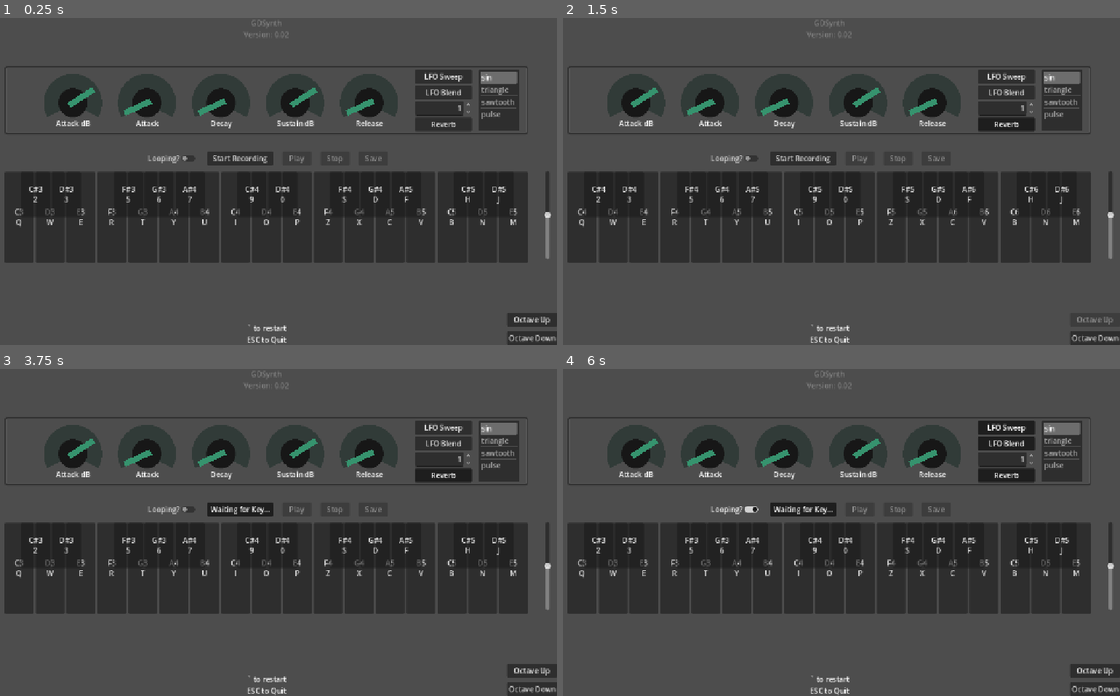
Above: before the commit, frames 1-4 (two rows, left to right).
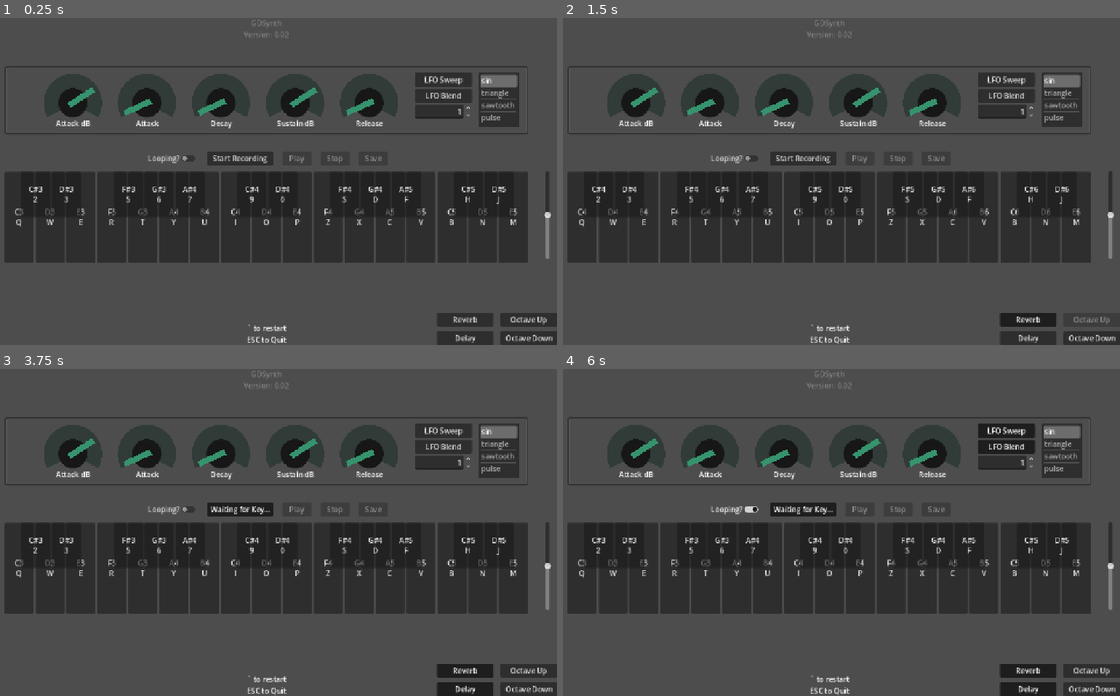
Above: after the commit, the same moments.

Repository: BaconEggsRL/GDSynth
Game: Godot game, scene res://main.tscn
The game is run twice, just before and just after one commit, with the same random seed, the same clock (stepped at 60 frames per second) and the same inputs. The engine's default icon, where the game draws it, is replaced by a stand-in: a white triangle on a blue panel in a dark square.
Inputs (mouse positions are in pixels of both pictures, inside the frame that each line leads up to):
- Up to frame 1 (0.25 s): no input
- Up to frame 2 (1.5 s): click "Reverb" at 0.5 s; click "Octave Up" at 1.25 s
- Up to frame 3 (3.75 s): click "Octave Down" at 2 s; click (462, 689) at 2.75 s, where only the run after the commit has a clickable "Delay"; click "Start Recording" at 3.5 s
- Up to frame 4 (6 s): click "LFO Sweep" at 4.25 s; click "LFO Blend" at 5 s; click "Looping?" at 5.75 s

The runs differ from the first frame. In frame 1, 2.5% of the frame differs, in the area x 74-100%, y 15-100%; in frame 2, 2.5%; in frame 3, 2.6%; in frame 4, 2.7%.

Commit message:
asdsad

Diff:
--- a/default_bus_layout.tres
+++ b/default_bus_layout.tres
@@ -1,18 +1,3 @@
-[gd_resource type="AudioBusLayout" load_steps=4 format=3 uid="uid://c8vxm0sctd011"]
-
-[sub_resource type="AudioEffectCapture" id="AudioEffectCapture_j3pel"]
-resource_name = "Capture"
-
-[sub_resource type="AudioEffectPitchShift" id="AudioEffectPitchShift_j3pel"]
-resource_name = "PitchShift"
-
-[sub_resource type="AudioEffectReverb" id="AudioEffectReverb_j3pel"]
-resource_name = "Reverb"
+[gd_resource type="AudioBusLayout" format=3 uid="uid://c8vxm0sctd011"]
 
 [resource]
-bus/0/effect/0/effect = SubResource("AudioEffectCapture_j3pel")
-bus/0/effect/0/enabled = true
-bus/0/effect/1/effect = SubResource("AudioEffectPitchShift_j3pel")
-bus/0/effect/1/enabled = true
-bus/0/effect/2/effect = SubResource("AudioEffectReverb_j3pel")
-bus/0/effect/2/enabled = false
--- a/main.gd
+++ b/main.gd
@@ -37,7 +37,6 @@
 var save_dir:String = "user://"
 
 var capture_mix_rate:float = 44100.0  # Default, but will be set dynamically
-var capture_effect:AudioEffectCapture
 var capture_data: PackedFloat32Array  # Stores interleaved stereo data
 var is_capturing: bool = false
 
@@ -101,22 +100,38 @@
 const PIANO_BUTTON_GROUP = "piano_button"
 var piano_buttons:Array
 
-var pitch_bend_effect:AudioEffectPitchShift
-var reverb_effect:AudioEffectReverb
-
+
+
+
+@onready var capture_effect := AudioEffectCapture.new()
+@onready var pitch_bend_effect := AudioEffectPitchShift.new()
+@onready var reverb_effect := AudioEffectReverb.new()
+@onready var delay_effect := AudioEffectDelay.new()
+
+@onready var effects:Array = [
+	capture_effect,
+	pitch_bend_effect,
+	reverb_effect,
+	delay_effect,
+]
 
 
 
 
 func _ready() -> void:
-	# record button
-	# We get the index of the "Record" bus.
+	# master / effect bus
 	var idx = AudioServer.get_bus_index("Master")
-	# And use it to retrieve its first effect, which has been defined
-	# as an "AudioEffectRecord" resource.
-	capture_effect = AudioServer.get_bus_effect(idx, 0)
-	pitch_bend_effect = AudioServer.get_bus_effect(idx, 1)
-	reverb_effect = AudioServer.get_bus_effect(idx, 2)
+
+	# add effects
+	for i in effects.size():
+		var effect = effects[i]
+		AudioServer.add_bus_effect(idx, effect, i)
+		if effect is AudioEffectReverb or effect is AudioEffectDelay:
+			AudioServer.set_bus_effect_enabled(idx, i, false)
+	#capture_effect = AudioServer.get_bus_effect(idx, 0)
+	#pitch_bend_effect = AudioServer.get_bus_effect(idx, 1)
+	#reverb_effect = AudioServer.get_bus_effect(idx, 2)
+	#delay_effect = AudioServer.get_bus_effect(idx, 3)
 
 	# capture settings
 	capture_mix_rate = AudioServer.get_mix_rate()  # Dynamically set sample rate for captures
@@ -372,6 +387,47 @@
 	_apply_loop_mode()
 
 
+## Function to apply active effects to the captured audio data
+#func apply_active_effects(raw_capture_data:PackedFloat32Array) -> PackedFloat32Array:
+	#var processed_data:PackedFloat32Array = []
+	#
+	## Iterate over the captured audio data and apply effects to each frame
+	#for i in range(0, capture_data.size(), 2):  # Process in stereo pairs (left, right)
+		#var left_channel = raw_capture_data[i]
+		#var right_channel = raw_capture_data[i + 1]
+#
+		## Apply reverb if it's enabled on bus 2 (Example for reverb)
+		#if AudioServer.is_bus_effect_enabled(0, 2):  # Bus 0, Effect 2
+			#left_channel = apply_reverb(left_channel)
+			#right_channel = apply_reverb(right_channel)
+		#
+		## Apply delay if it's enabled on bus 3 (Example for delay)
+		#if AudioServer.is_bus_effect_enabled(0, 3):  # Bus 0, Effect 3
+			#left_channel = apply_delay(left_channel)
+			#right_channel = apply_delay(right_channel)
+#
+		## Add the processed audio back to the processed_data array
+		#processed_data.append(left_channel)
+		#processed_data.append(right_channel)
+#
+	## Return processed data
+	#return processed_data
+#
+#
+#
+## Example function to simulate reverb effect (you would replace this with a real effect)
+#func apply_reverb(audio_sample: float) -> float:
+	## For the sake of simplicity, we're applying a simple reverb effect as an example
+	## A real reverb effect would be more complex and based on audio buffer manipulation
+	#return audio_sample * 0.9  # Apply a simple decay to simulate reverb
+#
+## Example function to simulate delay effect (you would replace this with a real effect)
+#func apply_delay(audio_sample: float) -> float:
+	## For the sake of simplicity, we're applying a simple delay effect as an example
+	## A real delay effect would involve storing past samples and mixing them
+	#return audio_sample * 0.8  # Apply a simple delay effect by reducing the sample volume
+
+
 
 func _on_save_pressed() -> void:
 	# Return if no data to save
@@ -379,9 +435,14 @@
 		print("No audio captured!")
 		return
 
+	# Manually apply any active effects to the captured audio
+	print("Applying active effects to captured audio...")
+	# var processed_data = apply_active_effects(capture_data)
+
 	# Get WAV data
 	print("Saving captured audio")
 	var capture_wav = convert_to_wav(capture_data)
+	# var capture_wav = convert_to_wav(processed_data)
 
 	# Disable the save button temporarily
 	save_btn.disabled = true
@@ -389,6 +450,7 @@
 	# Check if running on a web build
 	if OS.has_feature("web"):
 		save_file_web(capture_data)
+		# save_file_web(processed_data)
 	else:
 		save_file_native(capture_wav)
 
@@ -881,7 +943,17 @@
 
 
 func _on_reverb_toggled(toggled_on: bool) -> void:
+	var reverb_index = effects.find(reverb_effect)
 	if toggled_on:
-		AudioServer.set_bus_effect_enabled(0, 2, true)
+		AudioServer.set_bus_effect_enabled(0, reverb_index, true)
 	else:
-		AudioServer.set_bus_effect_enabled(0, 2, false)
+		AudioServer.set_bus_effect_enabled(0, reverb_index, false)
+
+
+
+func _on_delay_toggled(toggled_on: bool) -> void:
+	var delay_index = effects.find(delay_effect)
+	if toggled_on:
+		AudioServer.set_bus_effect_enabled(0, delay_index, true)
+	else:
+		AudioServer.set_bus_effect_enabled(0, delay_index, false)
--- a/main.tscn
+++ b/main.tscn
@@ -24,8 +24,8 @@
 
 [node name="main" type="Node" node_paths=PackedStringArray("octave_up_btn", "octave_down_btn", "looping_btn", "record_b …(226 unchanged characters)…
 script = ExtResource("1_ig7tw")
-octave_up_btn = NodePath("Control/Octave/OctaveUp")
-octave_down_btn = NodePath("Control/Octave/OctaveDown")
+octave_up_btn = NodePath("Control/HBoxContainer/Octave/OctaveUp")
+octave_down_btn = NodePath("Control/HBoxContainer/Octave/OctaveDown")
 looping_btn = NodePath("Control/ControlBtns/MarginContainer/VBoxContainer/record/looping")
 record_btn = NodePath("Control/ControlBtns/MarginContainer/VBoxContainer/record/record")
 play_btn = NodePath("Control/ControlBtns/MarginContainer/VBoxContainer/record/play")
@@ -158,13 +158,6 @@
 alignment = 2
 script = ExtResource("4_lquwl")
 
-[node name="Reverb" type="Button" parent="Control/VBoxContainer/StatsPanel/PanelMargin/ControlContainer/VBoxContainer"]
-layout_mode = 2
-focus_mode = 0
-toggle_mode = true
-action_mode = 0
-text = "Reverb"
-
 [node name="WaveTableItemList" type="ItemList" parent="Control/VBoxContainer/StatsPanel/PanelMargin/ControlContainer"]
 custom_minimum_size = Vector2(89.7, 0)
 layout_mode = 2
@@ -272,7 +265,7 @@
 ESC to Quit"
 horizontal_alignment = 1
 
-[node name="Octave" type="VBoxContainer" parent="Control"]
+[node name="HBoxContainer" type="HBoxContainer" parent="Control"]
 layout_mode = 1
 anchors_preset = 3
 anchor_left = 1.0
@@ -280,18 +273,42 @@
 anchor_right = 1.0
 anchor_bottom = 1.0
 offset_left = -111.0
-offset_top = -66.0
+offset_top = -72.0
 grow_horizontal = 0
 grow_vertical = 0
+theme_override_constants/separation = 15
+
+[node name="Effects" type="VBoxContainer" parent="Control/HBoxContainer"]
+layout_mode = 2
 theme_override_constants/separation = 10
 
-[node name="OctaveUp" type="Button" parent="Control/Octave"]
+[node name="Reverb" type="Button" parent="Control/HBoxContainer/Effects"]
+custom_minimum_size = Vector2(125, 0)
+layout_mode = 2
+focus_mode = 0
+toggle_mode = true
+action_mode = 0
+text = "Reverb"
+
+[node name="Delay" type="Button" parent="Control/HBoxContainer/Effects"]
+layout_mode = 2
+focus_mode = 0
+toggle_mode = true
+action_mode = 0
+text = "Delay"
+
+[node name="Octave" type="VBoxContainer" parent="Control/HBoxContainer"]
+layout_mode = 2
+theme_override_constants/separation = 10
+
+[node name="OctaveUp" type="Button" parent="Control/HBoxContainer/Octave"]
+custom_minimum_size = Vector2(125, 0)
 layout_mode = 2
 focus_mode = 0
 action_mode = 0
 text = "Octave Up"
 
-[node name="OctaveDown" type="Button" parent="Control/Octave"]
+[node name="OctaveDown" type="Button" parent="Control/HBoxContainer/Octave"]
 layout_mode = 2
 focus_mode = 0
 action_mode = 0
@@ -379,5 +396,6 @@
 [connection signal="toggled" from="Control/VBoxContainer/StatsPanel/PanelMargin/ControlContainer/VBoxContainer/Sweep" to="." method="_on_sweep_toggled"]
 [connection signal="toggled" from="Control/VBoxContainer/StatsPanel/PanelMargin/ControlContainer/VBoxContainer/Blend" to="." method="_on_blend_toggled"]
 [connection signal="value_changed" from="Control/VBoxContainer/StatsPanel/PanelMargin/ControlContainer/VBoxContainer/Radius" to="." method="_on_radius_value_changed"]
-[connection signal="toggled" from="Control/VBoxContainer/StatsPanel/PanelMargin/ControlContainer/VBoxContainer/Reverb" to="." method="_on_reverb_toggled"]
 [connection signal="item_selected" from="Control/VBoxContainer/StatsPanel/PanelMargin/ControlContainer/WaveTableItemList" to="." method="_on_wave_table_item_selected"]
+[connection signal="toggled" from="Control/HBoxContainer/Effects/Reverb" to="." method="_on_reverb_toggled"]
+[connection signal="toggled" from="Control/HBoxContainer/Effects/Delay" to="." method="_on_delay_toggled"]
Not shown, changed: _devlog_audio_game.txt
